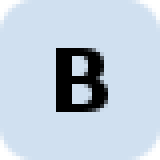
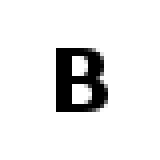
The second 160×160 image is a revision of the first. Changes to its layers:
removed layer "Background" over 0, 0, 160, 160
